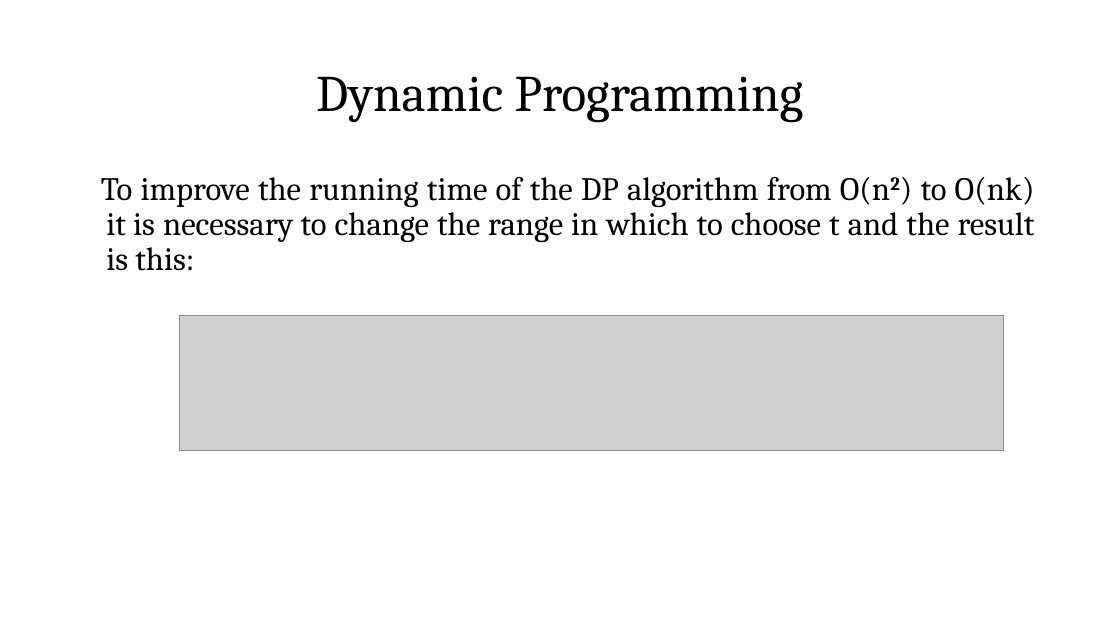
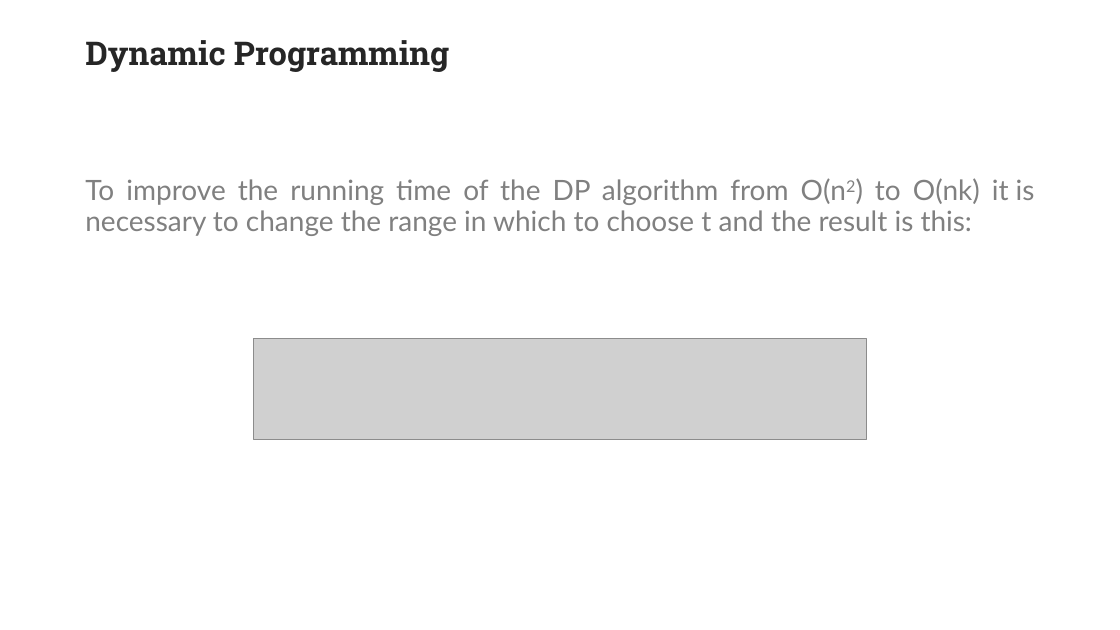
Before and after one commit to ManuManu97/k-degree, a slide deck: slide 7 of Presentazione.pptx (slide 6 before the commit). Drawn at 1120x630 pixels with LibreOffice and Linux fonts; fonts in the diff are those of the drawing; grey boxes stand for pictures; background and template pictures are left out. Boxes give left, top, right and bottom in pixels: in the first picture for what was removed or moved away, otherwise in the second. Text is boxed around its words. In the diff, an @@ line names an element or a change of style, - is before the commit and + after.

```diff
--- a/Presentazione.pptx
+++ b/Presentazione.pptx
@@ title "Dynamic Programming" at [85, 40, 449, 72]: size 44 to 28 pt, font Cambria to Roboto Slab, text colour #000000 to #262626, bold on; alignment centre to left; vertical alignment middle to top @@
@@ text "To improve the running time ..." at [85, 178, 1035, 236]: size 28 to 24 pt, font Cambria to Lato, text colour #000000 to #808080; bold off in "O(n2)"; indent changed; less space between paragraphs; vertical alignment top to middle @@
@@ picture: place and size @@
-picture at [179, 315, 1003, 450]
+picture at [254, 339, 866, 439]
```
Also in this commit, not shown: 15 other slides changed, 3 slides added, 2 slides removed.
